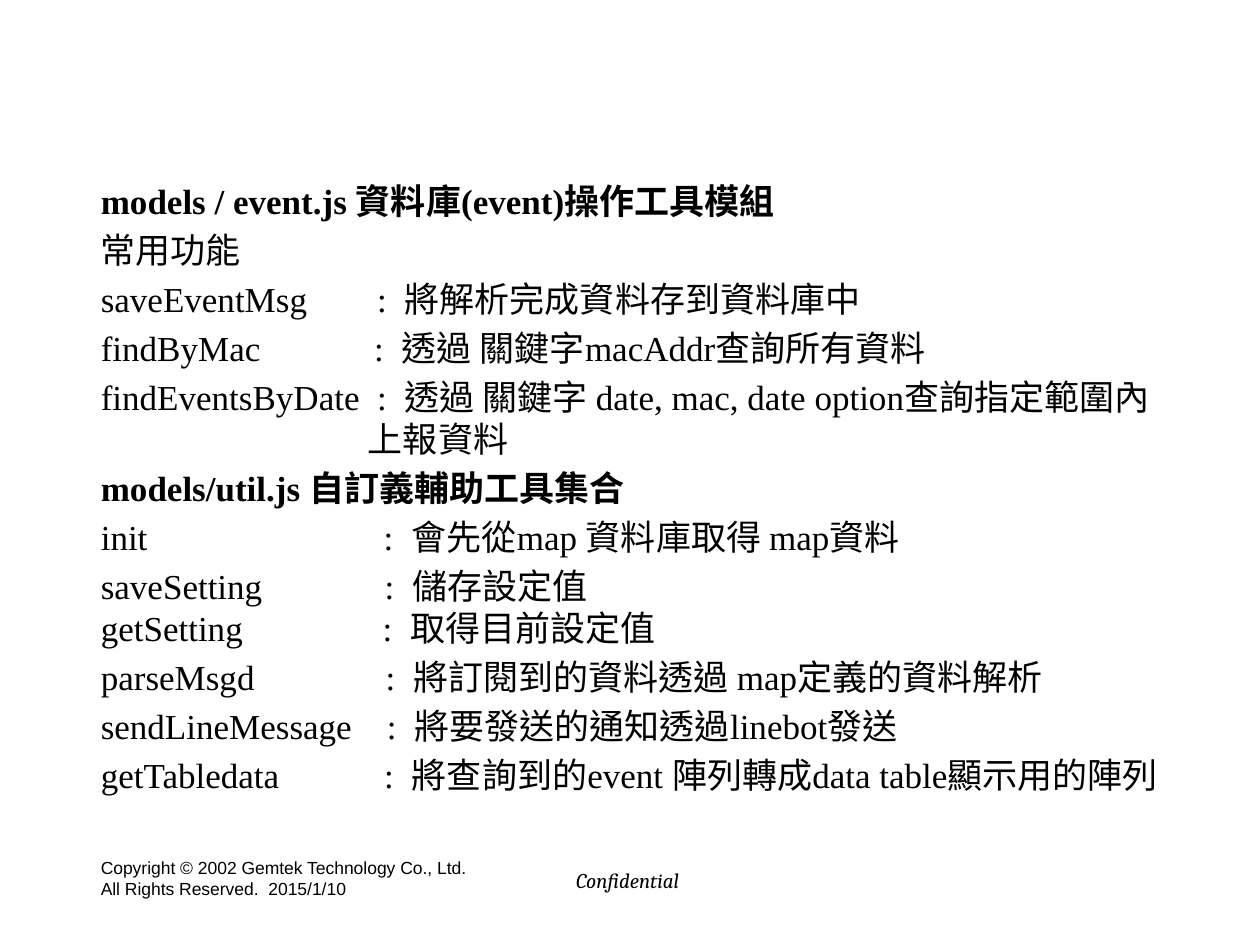
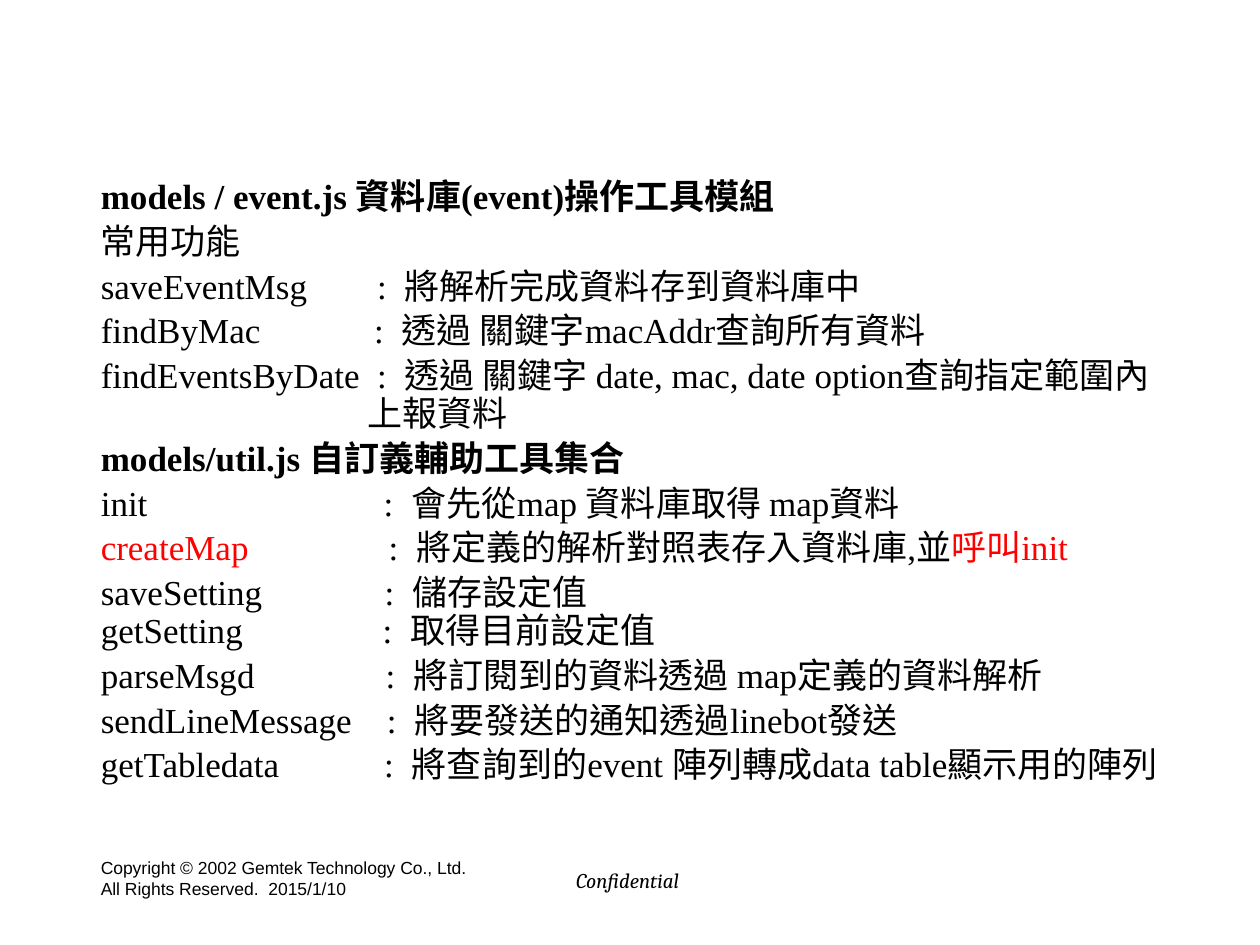
Before and after one commit to hyper570908/nodeDemo, a slide deck: slide 12 of doc/GIot_Session(win7).pptx (slide 50 before the commit). Drawn at 1260x945 pixels with LibreOffice and Linux fonts; fonts in the diff are those of the drawing; background and template pictures are left out. Boxes give left, top, right and bottom in pixels: in the first picture for what was removed or moved away, otherwise in the second. Text is boxed around its words. In the diff, an @@ line names an element or a change of style, - is before the commit and + after.

```diff
--- a/doc/GIot_Session(win7).pptx
+++ b/doc/GIot_Session(win7).pptx
@@ text at (101,179,1158,785): line spacing 1 to 0.9 @@
@@ text at (101,530,1068,568): paragraph added @@
+createMap : 將定義的解析對照表存入資料庫,並呼叫init
```
Also in this commit, not shown: 3 other slides changed, 4 slides added, 23 other files.
